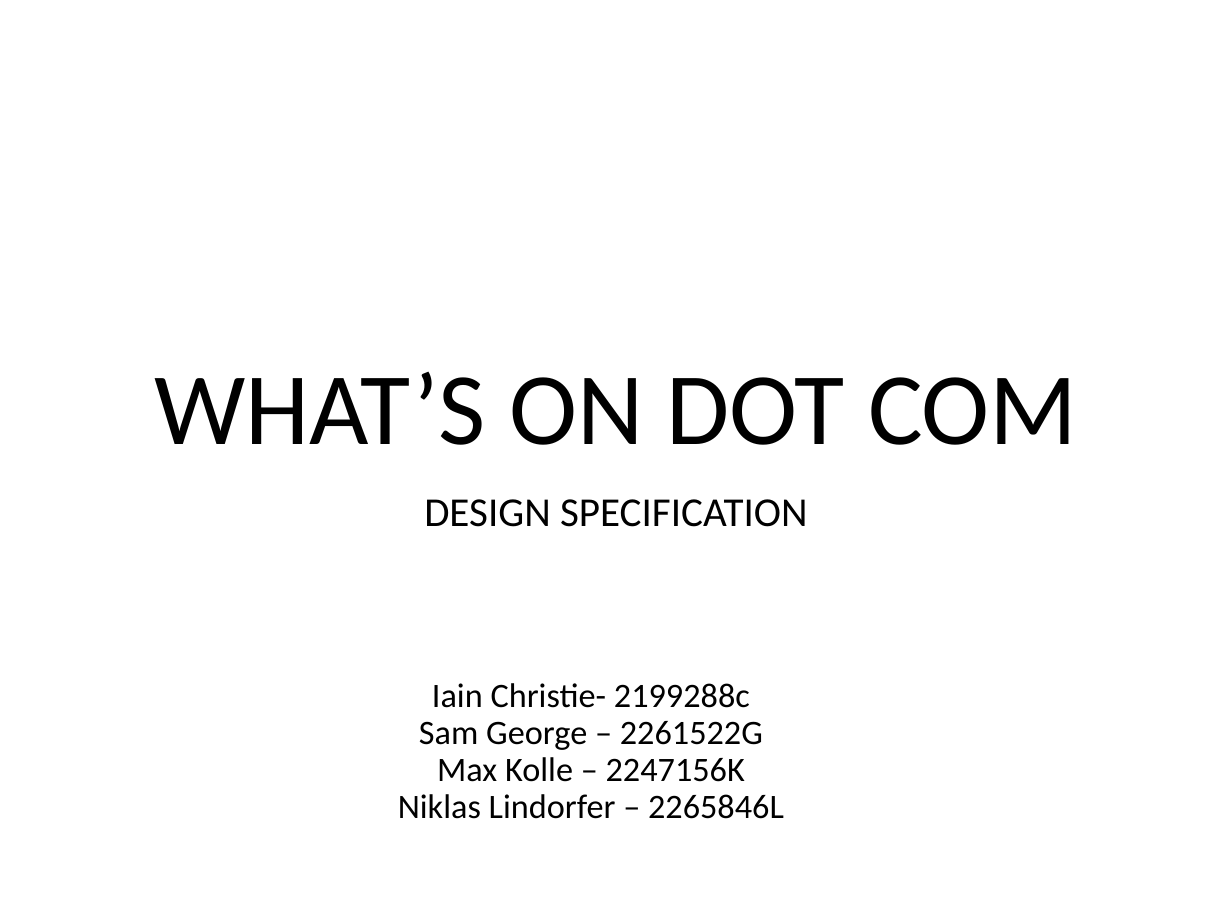
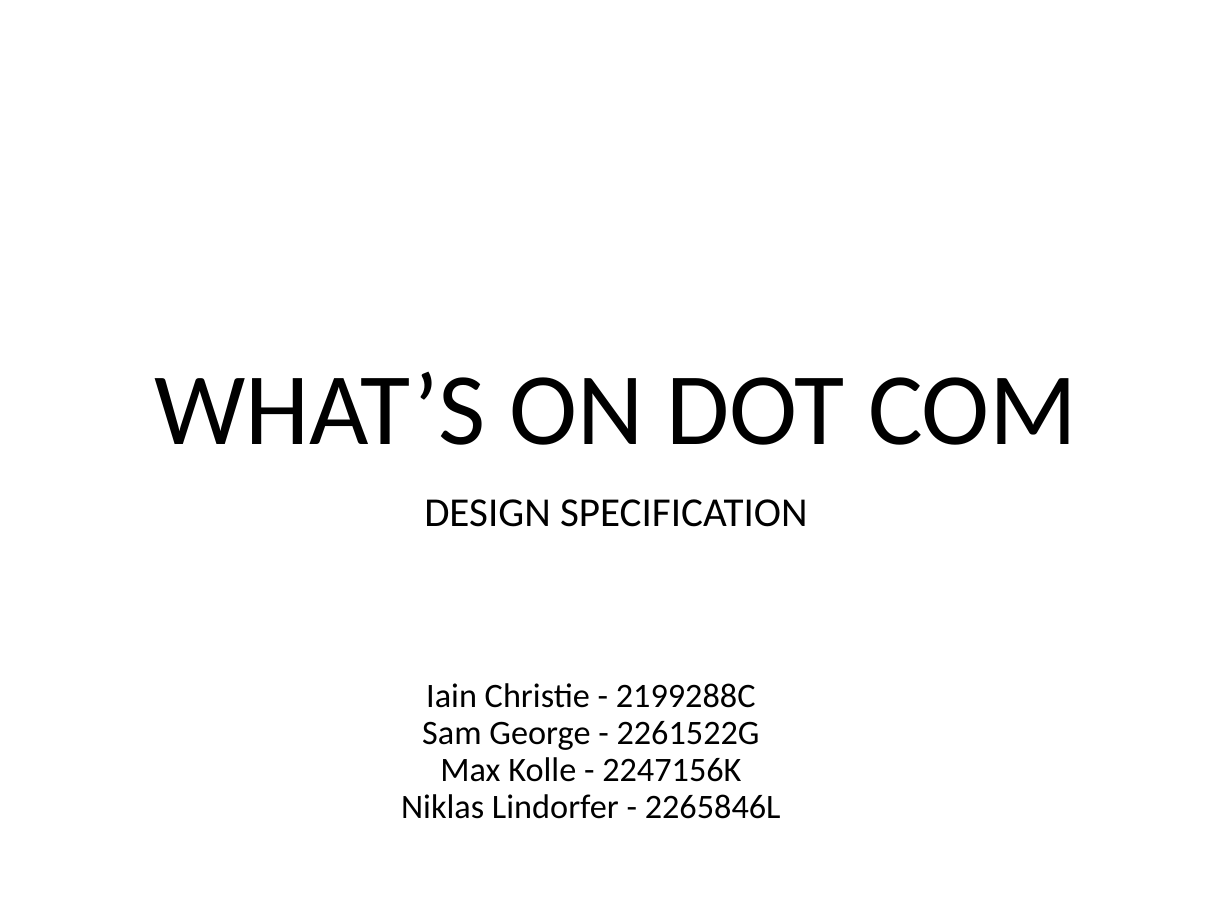
Before and after one commit to Lindronics/wad2_group_project, a slide deck: slide 1 of design_spec/design_specification.pptx. Drawn at 1232x924 pixels with LibreOffice and Linux fonts; fonts in the diff are those of the drawing. Boxes give left, top, right and bottom in pixels: in the first picture for what was removed or moved away, otherwise in the second. Text is boxed around its words. In the diff, an @@ line names an element or a change of style, - is before the commit and + after.

```diff
--- a/design_spec/design_specification.pptx
+++ b/design_spec/design_specification.pptx
@@ text at box(401, 683, 781, 819): text changed @@
-Iain Christie- 2199288c
-Sam George – 2261522G
-Max Kolle – 2247156K
-Niklas Lindorfer – 2265846L
+Iain Christie - 2199288C
+Sam George - 2261522G
+Max Kolle - 2247156K
+Niklas Lindorfer - 2265846L
```
Also in this commit, not shown: 1 other slide changed.
